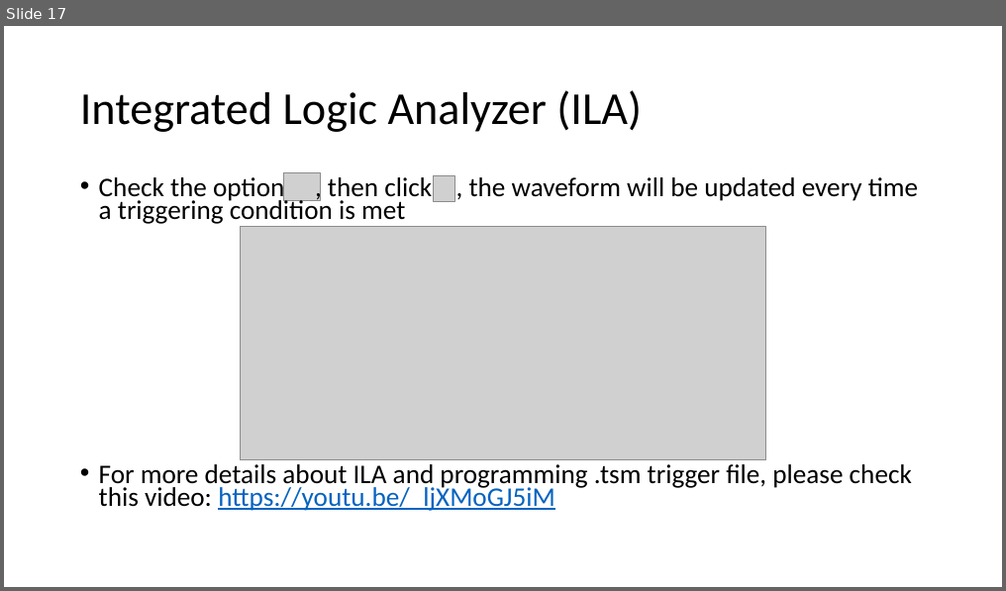
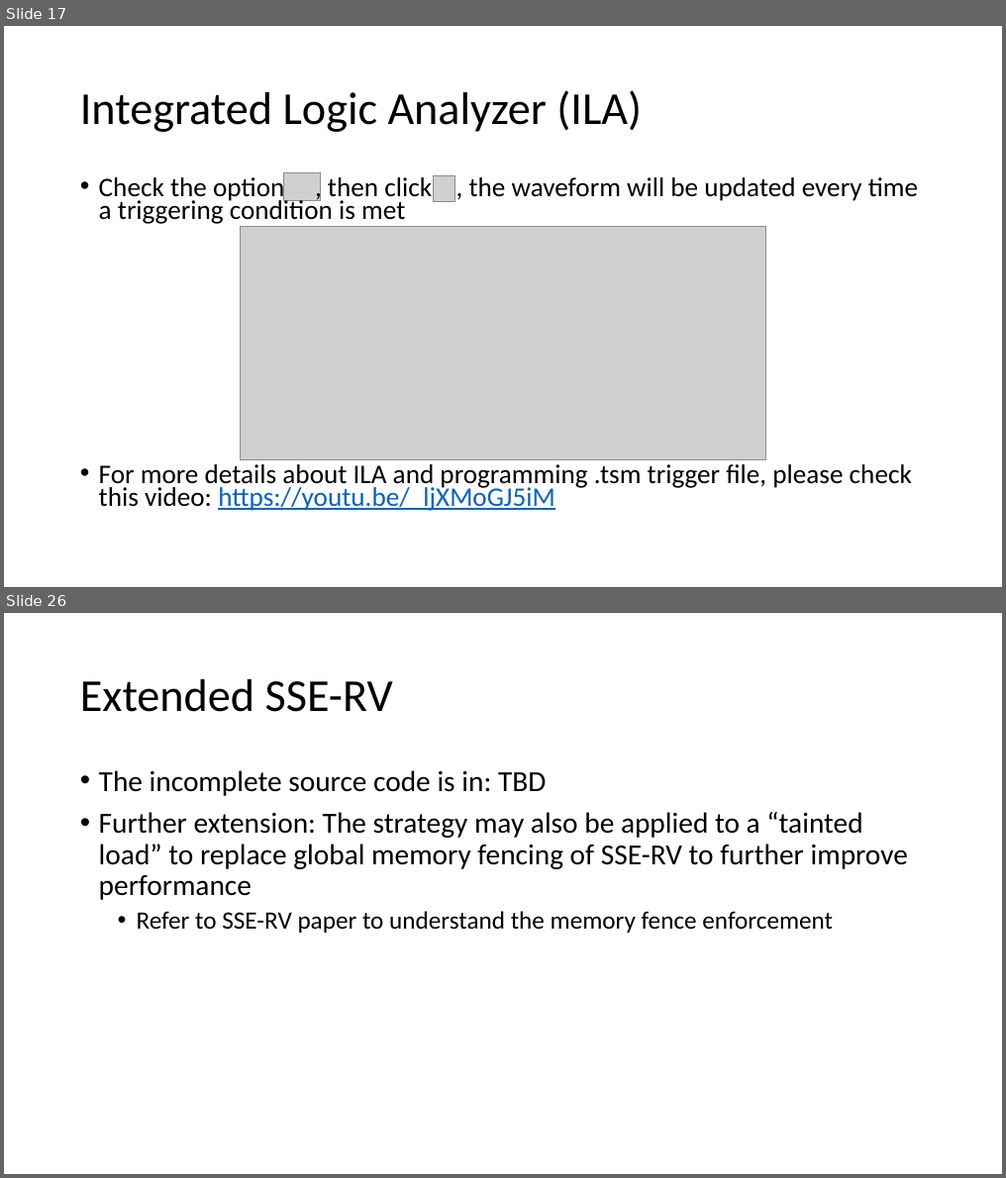
Before and after one commit to zzmzc333/RISCV-Documents, a slide deck: RISC-V Tutorial.pptx. Shown one above the other, each under a label of ours: slide 17 before the commit, slides 17 and 26 after it; the slides between them are not shown. The pictures are 1006x591 and 1006x1178 pixels, drawn with LibreOffice and Linux fonts; fonts in the diff are those of the drawing; grey boxes stand for pictures. Boxes give left, top, right and bottom in pixels: in the first picture for what was removed or moved away, otherwise in the second. Text is boxed around its words. In the diff, an @@ line names an element or a change of style, - is before the commit and + after.

```diff
--- a/RISC-V Tutorial.pptx
+++ b/RISC-V Tutorial.pptx
@@ slide 26 added at (4,613,1002,1174), background #FFFFFF @@
@@ title added at (80,679,393,712), 44 pt, text #000000 @@
+Extended SSE-RV
@@ text added at (99,770,908,933), 28 pt, text #000000 @@
+• The incomplete source code is in: TBD
+• Further extension: The strategy may also be applied to a “tainted load” to replace global memory fencing of SSE-RV to further improve performance
+  • Refer to SSE-RV paper to understand the memory fence enforcement
```
Also in this commit, not shown: 1 slide changed, 8 other slides added.
